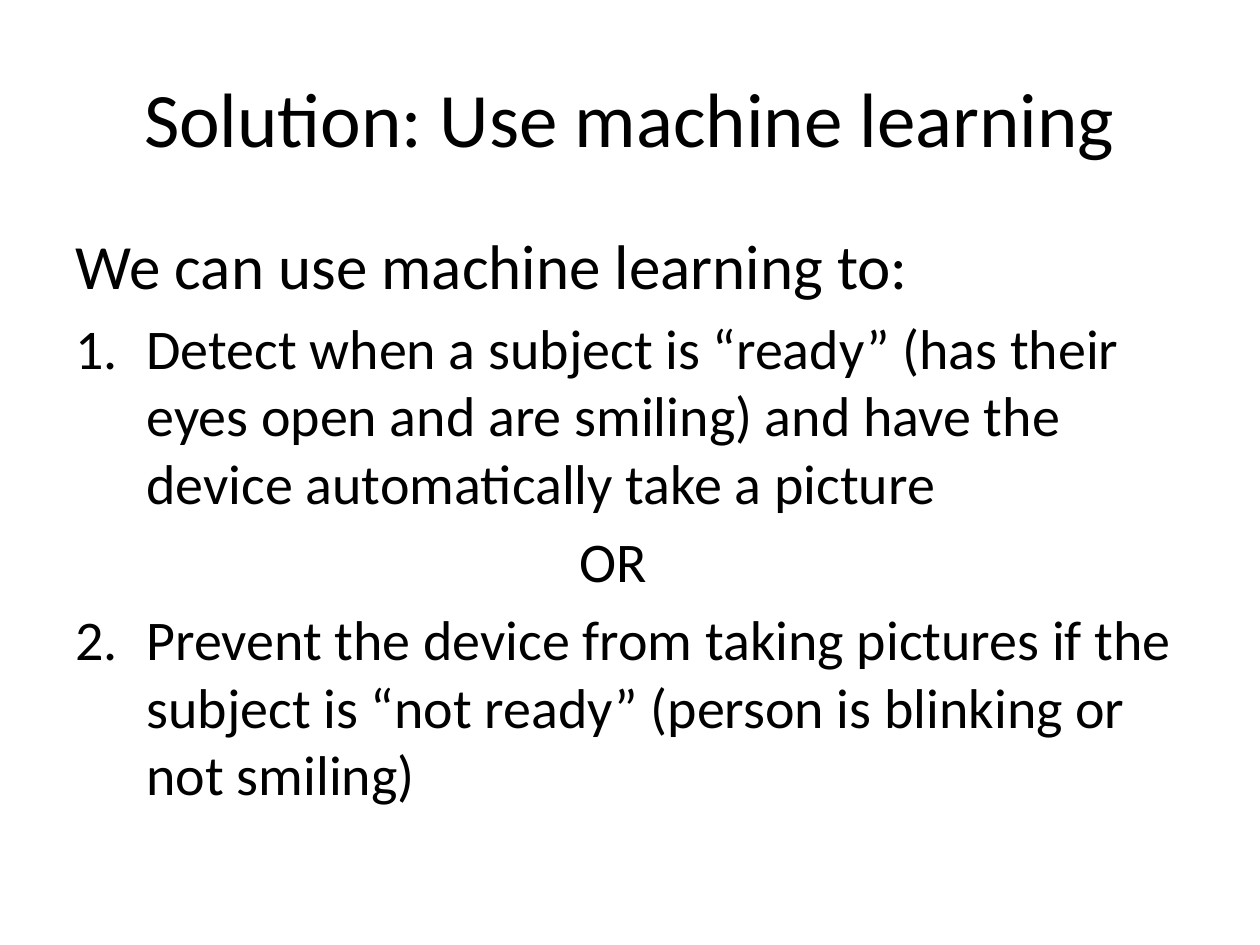
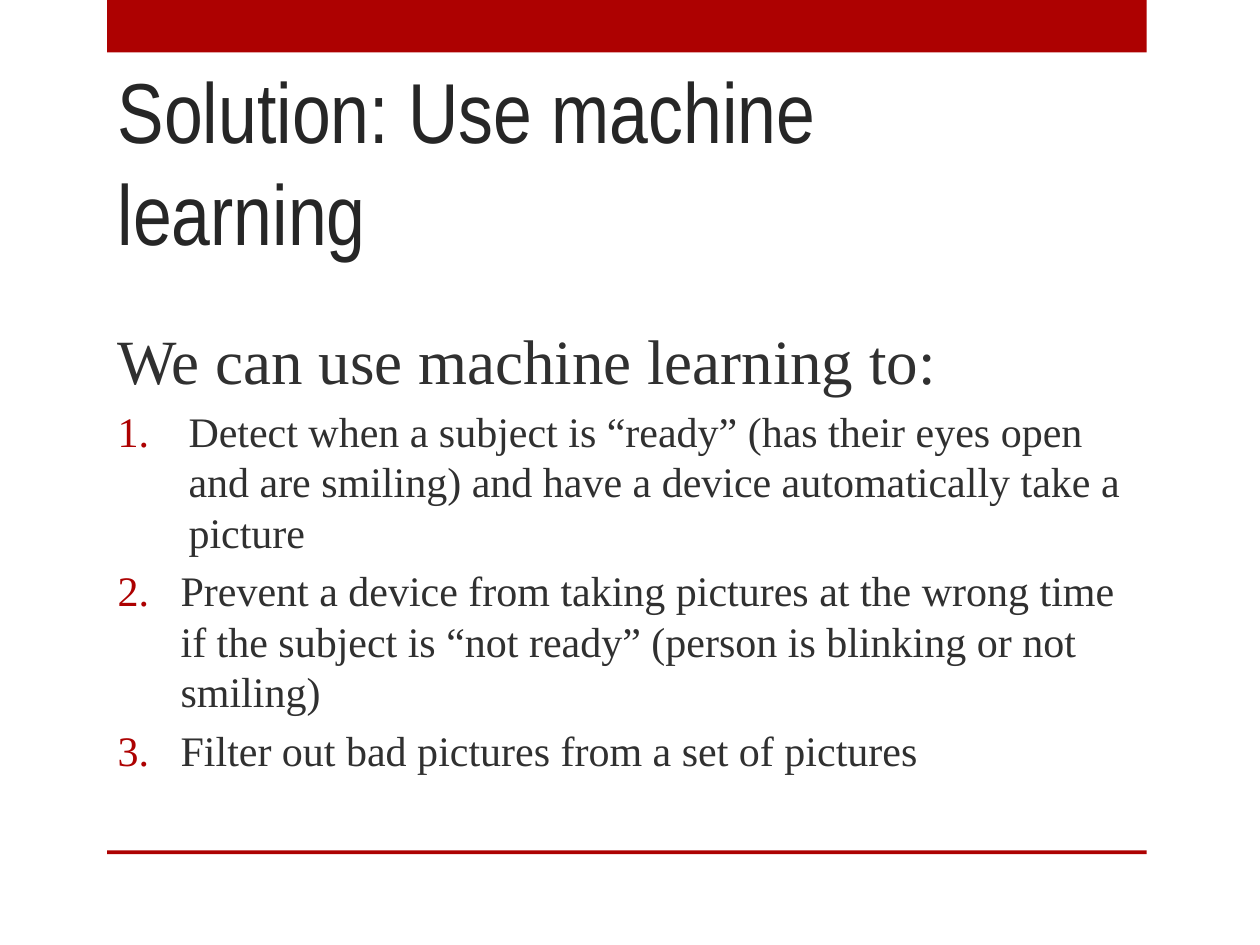
Before and after one commit to ernestrlee/UCSC-Machine-Learning, a slide deck: slide 3 of Picture Perfect.pptx. Drawn at 1260x945 pixels with LibreOffice and Linux fonts; fonts in the diff are those of the drawing; background and template pictures are left out. Boxes give left, top, right and bottom in pixels: in the first picture for what was removed or moved away, otherwise in the second. Text is boxed around its words. In the diff, an @@ line names an element or a change of style, - is before the commit and + after.

```diff
--- a/Picture Perfect.pptx
+++ b/Picture Perfect.pptx
@@ rectangle added at [107,0,1147,53], fill #AD0101 @@
@@ title "Solution: Use machine learning": place and size @@
-title "Solution: Use machine learning" at [144,93,1114,161]
+title "Solution: Use machine learning" at [118,81,816,261]
@@ title "Solution: Use machine learning" at [118,81,816,261]: size 44 to 48.6 pt, font Calibri to Arial Narrow, text colour #000000 to #262626; alignment centre to left; vertical alignment middle to top @@
@@ text "We can use machine learning ...": place and size @@
-text "We can use machine learning ..." at [76,245,1171,805]
+text "We can use machine learning ..." at [118,340,1120,775]
@@ text at [118,340,935,396]: font Calibri to Times New Roman, text colour #000000 to #303030 in "We can use machine learning to:" @@
@@ text at [181,418,1120,775]: text changed; size 32 to 24 pt; font Calibri to Times New Roman; text colour #000000 to #303030 @@
-1. Detect when a subject is “ready” (has their eyes open and are smiling) and have the device automatically take a picture
-OR
-2. Prevent the device from taking pictures if the subject is “not ready” (person is blinking or not smiling)
+1. Detect when a subject is “ready” (has their eyes open and are smiling) and have a device automatically take a picture
+2. Prevent a device from taking pictures at the wrong time if the subject is “not ready” (person is blinking or not smiling)
+3. Filter out bad pictures from a set of pictures
@@ rectangle added at [107,850,1147,854], fill #AD0101 @@
```
Also in this commit, not shown: 8 other slides changed, 6 slides added, 1 slide removed, 3 other files.
